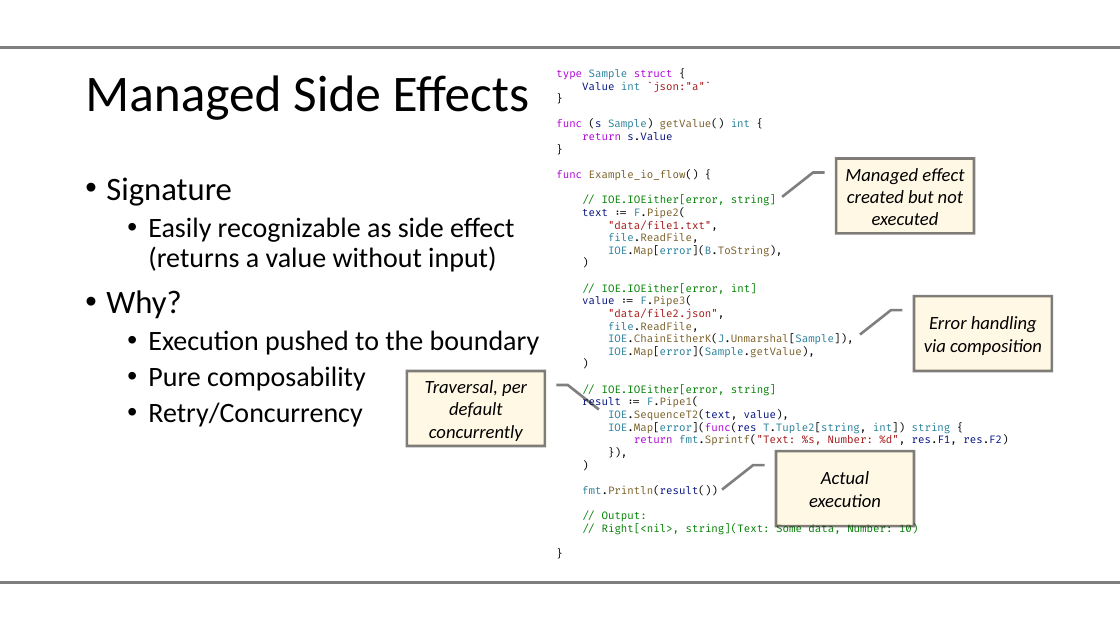
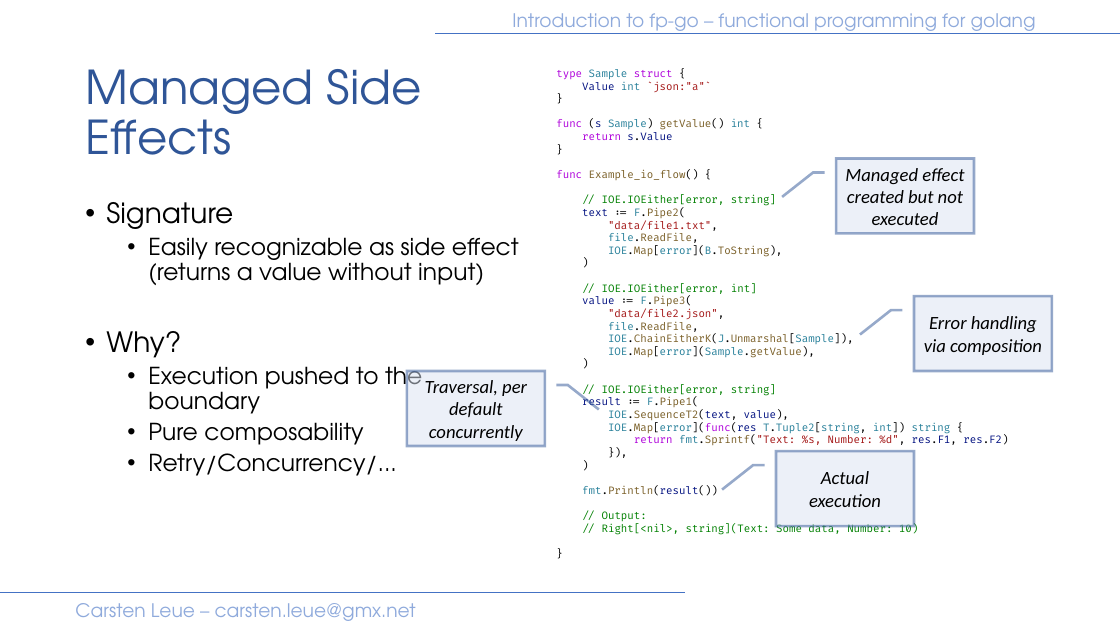
Before and after one commit to IBM/fp-go, a slide deck: slide 25 of samples/presentation/introduction.pptx (slide 21 before the commit). Drawn at 1120x630 pixels with LibreOffice and Linux fonts; fonts in the diff are those of the drawing; background and template pictures are left out. Boxes give left, top, right and bottom in pixels: in the first picture for what was removed or moved away, otherwise in the second. Text is boxed around its words. In the diff, an @@ line names an element or a change of style, - is before the commit and + after.

```diff
--- a/samples/presentation/introduction.pptx
+++ b/samples/presentation/introduction.pptx
@@ text "Introduction to fp-go – functional ...": place and size @@
-text "Introduction to fp-go – functional ..." at [355, 332, 379, 351]
+text "Introduction to fp-go – functional ..." at [512, 13, 1036, 34]
@@ text "Introduction to fp-go – functional ..." at [512, 13, 1036, 34]: size 18 to 16 pt, font Calibri to TeX Gyre Adventor, text colour #FFFFFF to #8FAADC @@
@@ rectangle removed at [0, 48, 1120, 583] @@
@@ line removed from (0, 48) to (1120, 48) @@
@@ title "Managed Side Effects" at [85, 69, 422, 155]: size 44 to 40 pt, font Calibri to TeX Gyre Adventor, text colour #000000 to #2F5597 @@
@@ line added from (1120, 34) to (435, 34), #4472C4 0.5 pt @@
@@ text "Signature": place and size @@
-text "Signature" at [106, 177, 539, 427]
+text "Signature" at [106, 202, 519, 476]
@@ text at [106, 202, 519, 445]: size 28 to 24 pt in "Signature", "Why?"; font Calibri to TeX Gyre Adventor in "Signature", "Easily recognizable as side effect (returns a ...", "Why?", "Execution pushed to the boundary" and 1 more places; size 24 to 20 pt in "Easily recognizable as side effect (returns a ...", "Execution pushed to the boundary", "Pure composability" @@
@@ text at [148, 453, 397, 476]: text changed; size 24 to 20 pt; font Calibri to TeX Gyre Adventor @@
-  • Retry/Concurrency
+  • Retry/Concurrency/...
@@ fill #FFF2CC at 50% opacity to #DAE3F3 at 50% opacity; outline #000000 2.25 pt to #2F5597 2.25 pt in 4 elements at [836, 159, 974, 234], [914, 297, 1052, 371], [407, 371, 544, 446], [776, 451, 914, 526] @@
@@ line removed from (0, 582) to (1120, 582) @@
@@ line added from (685, 592) to (0, 592), #4472C4 0.5 pt @@
@@ text at [75, 603, 416, 621]: text changed; size 18 to 16 pt; font Calibri to TeX Gyre Adventor; text colour #FFFFFF to #8FAADC @@
-Carsten Leue – carsten.leue@de.ibm.com
+Carsten Leue – carsten.leue@gmx.net
```
Also in this commit, not shown: 25 other slides changed, 4 slides added.
